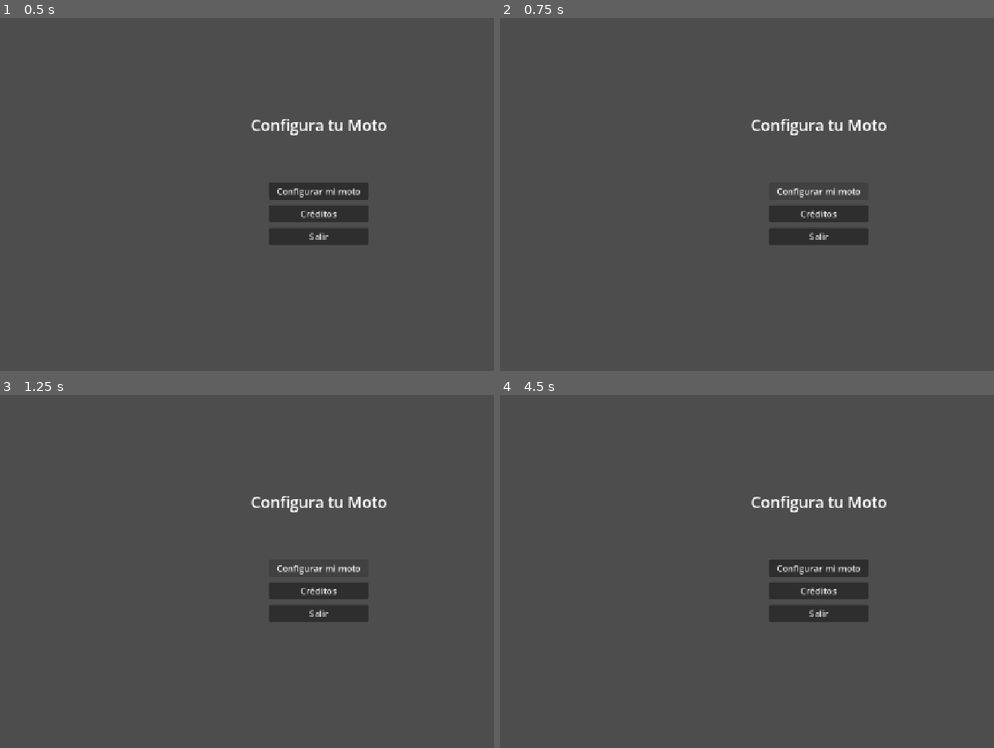
Above: before the commit, frames 1-4 (two rows, left to right).
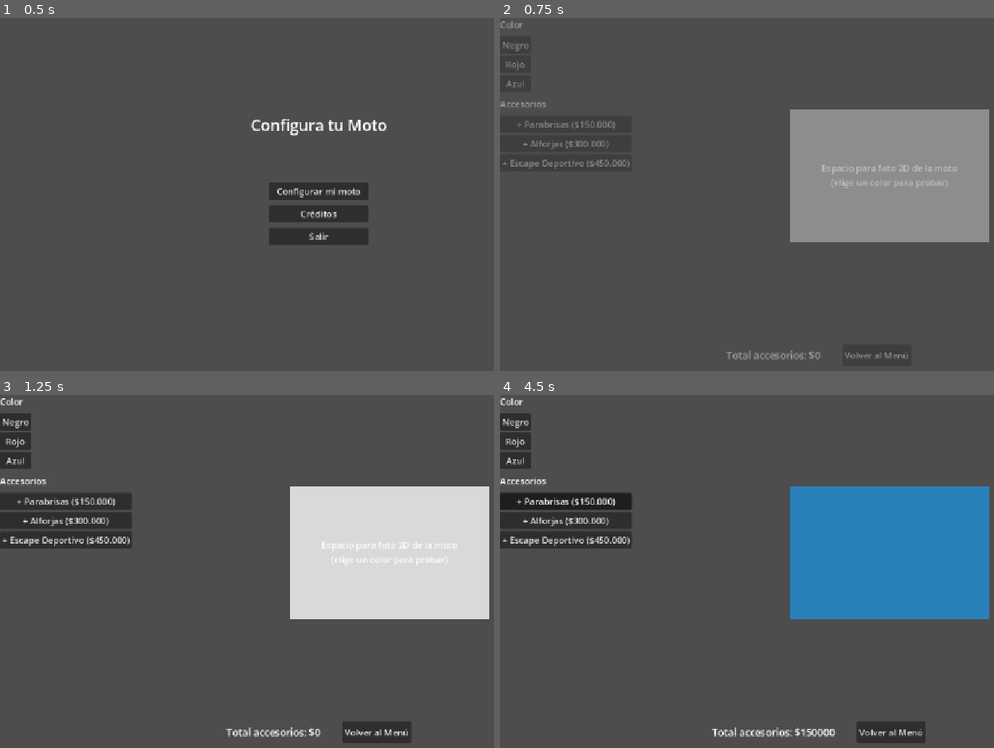
Above: after the commit, the same moments.

Repository: ChampuLuminoso/configurador-motos-godot
Game: Godot game, scene res://src/core/main_app.tscn
Same seed, same stepped clock (60 frames per second), same inputs: the game is played once before the commit and once after it.
Inputs (mouse positions are in pixels of both pictures, inside the frame that each line leads up to):
- Up to frame 1 (0.5 s): no input
- Up to frame 2 (0.75 s): click "Configurar mi moto" at 0.5 s
- Up to frame 3 (1.25 s): no input
- Up to frame 4 (4.5 s): click (514, 423) at 1.25 s, where only the run after the commit has a clickable "Negro"; click (821, 589) at 2 s, where only the run before the commit has a clickable "Créditos"; click (514, 440) at 2.75 s, where only the run after the commit has a clickable "Rojo"; click (514, 462) at 3.5 s, where only the run after the commit has a clickable "Azul"; click (564, 500) at 4.25 s, where only the run after the commit has a clickable "+ Parabrisas ($150.000)"

Frame 1 is identical in both runs. In frame 2, 16% of the frame differs, in the area x 0-100%, y 0-97%; in frame 3, 21%; in frame 4, 21%, in the area x 0-100%, y 0-99%.

Commit message:
refactor: migrate scenes to ButtonNav and reactive EventBus pattern

Diff:
--- a/src/scenes/configurator/configurator_panel.gd
+++ b/src/scenes/configurator/configurator_panel.gd
@@ -1,10 +1,10 @@
 # res://src/scenes/configurator/configurator_panel.gd
+# Aquí no calculas ningún precio: solo avisas por el EventBus qué elegiste
+# (color o accesorio) y esperas a que GlobalManager te devuelva el
+# resultado para actualizar lo que ves en pantalla.
 extends Control
 
-const MENU_SCENE_PATH: String = "res://src/scenes/menu/menu_panel.tscn"
-
-# Colores disponibles (nombre -> Color). Cuando tengas fotos reales,
-# reemplaza esto por rutas de textura, ej: {"Negro": "res://.../negro.png"}
+# Reemplaza esto por rutas de imagen cuando tengas fotos reales de la moto.
 const COLORES: Dictionary = {
 	"Negro": Color("1a1a1a"),
 	"Rojo": Color("c0392b"),
@@ -22,23 +22,22 @@
 @onready var vista_moto: ColorRect = $HBoxMain/PanelVista/VistaMoto
 @onready var lbl_placeholder: Label = $HBoxMain/PanelVista/VistaMoto/LblPlaceholder
 @onready var lbl_total: Label = $BarraInferior/LblTotal
-@onready var btn_volver: Button = $BarraInferior/BtnVolver
 
 func _ready() -> void:
-	# --- Conexión local con callback único por grupo (mismo patrón del Lab 1) ---
-	btn_color_negro.pressed.connect(_on_color_selected.bind("Negro"))
-	btn_color_rojo.pressed.connect(_on_color_selected.bind("Rojo"))
-	btn_color_azul.pressed.connect(_on_color_selected.bind("Azul"))
+	# Solo avisas la intención, no decides qué pasa después.
+	btn_color_negro.pressed.connect(_on_color_button_pressed.bind("Negro"))
+	btn_color_rojo.pressed.connect(_on_color_button_pressed.bind("Rojo"))
+	btn_color_azul.pressed.connect(_on_color_button_pressed.bind("Azul"))
 
-	btn_parabrisas.toggled.connect(_on_accesorio_toggled.bind("Parabrisas", 150000))
-	btn_alforjas.toggled.connect(_on_accesorio_toggled.bind("Alforjas", 300000))
-	btn_escape.toggled.connect(_on_accesorio_toggled.bind("Escape Deportivo", 450000))
+	btn_parabrisas.toggled.connect(_on_accessory_button_toggled.bind("Parabrisas"))
+	btn_alforjas.toggled.connect(_on_accessory_button_toggled.bind("Alforjas"))
+	btn_escape.toggled.connect(_on_accessory_button_toggled.bind("Escape Deportivo"))
 
-	btn_volver.pressed.connect(_on_btn_volver_pressed)
+	# Escuchas lo que GlobalManager decide, sin llamarlo directamente.
+	EventBus.color_changed.connect(_on_color_changed)
+	EventBus.total_changed.connect(_on_total_changed)
 
-	# --- Restaurar el estado guardado en ConfigState (persistencia entre escenas) ---
-	_restaurar_estado_guardado()
-	_actualizar_total()
+	_restaurar_estado_actual()
 	_reproducir_fade_in()
 
 func _reproducir_fade_in() -> void:
@@ -46,40 +45,31 @@
 	var tween: Tween = create_tween()
 	tween.tween_property(self, "modulate:a", 1.0, 0.4)
 
-func _restaurar_estado_guardado() -> void:
-	if ConfigState.color_seleccionado in COLORES:
-		vista_moto.color = COLORES[ConfigState.color_seleccionado]
+func _restaurar_estado_actual() -> void:
+	# Si vuelves a esta pantalla, recuperas lo que ya tenías elegido.
+	if GlobalManager.color_actual in COLORES:
+		vista_moto.color = COLORES[GlobalManager.color_actual]
 		lbl_placeholder.visible = false
 
-	if ConfigState.accesorios_seleccionados.has("Parabrisas"):
+	if GlobalManager.accesorios_activos.has("Parabrisas"):
 		btn_parabrisas.button_pressed = true
-	if ConfigState.accesorios_seleccionados.has("Alforjas"):
+	if GlobalManager.accesorios_activos.has("Alforjas"):
 		btn_alforjas.button_pressed = true
-	if ConfigState.accesorios_seleccionados.has("Escape Deportivo"):
+	if GlobalManager.accesorios_activos.has("Escape Deportivo"):
 		btn_escape.button_pressed = true
 
-func _on_color_selected(nombre_color: String) -> void:
-	ConfigState.establecer_color(nombre_color)
+	lbl_total.text = "Total accesorios: $%d" % GlobalManager.precio_total
 
-	# TODO (siguiente paso): cuando tengas fotos reales de la moto,
-	# reemplaza esta línea por vista_moto.texture = load(ruta_de_la_foto)
-	# usando un TextureRect en lugar de un ColorRect.
-	vista_moto.color = COLORES[nombre_color]
-	lbl_placeholder.visible = false
+func _on_color_button_pressed(nombre_color: String) -> void:
+	EventBus.color_selected.emit(nombre_color)
 
-	EventBus.parameter_changed.emit("color", nombre_color)
+func _on_accessory_button_toggled(activado: bool, nombre_accesorio: String) -> void:
+	EventBus.accessory_toggled.emit(nombre_accesorio, activado)
 
-func _on_accesorio_toggled(activado: bool, nombre: String, precio: int) -> void:
-	if activado:
-		ConfigState.agregar_accesorio(nombre, precio)
-	else:
-		ConfigState.quitar_accesorio(nombre, precio)
+func _on_color_changed(nombre_color: String) -> void:
+	if COLORES.has(nombre_color):
+		vista_moto.color = COLORES[nombre_color]
+		lbl_placeholder.visible = false
 
-	EventBus.parameter_changed.emit(nombre, activado)
-	_actualizar_total()
-
-func _actualizar_total() -> void:
-	lbl_total.text = "Total accesorios: $%d" % ConfigState.precio_total
-
-func _on_btn_volver_pressed() -> void:
-	EventBus.navigation_requested.emit(MENU_SCENE_PATH)
+func _on_total_changed(nuevo_total: int) -> void:
+	lbl_total.text = "Total accesorios: $%d" % nuevo_total
--- a/src/scenes/configurator/configurator_panel.tscn
+++ b/src/scenes/configurator/configurator_panel.tscn
@@ -1,6 +1,7 @@
-[gd_scene load_steps=2 format=3]
+[gd_scene load_steps=3 format=3]
 
 [ext_resource type="Script" path="res://src/scenes/configurator/configurator_panel.gd" id="1"]
+[ext_resource type="PackedScene" path="res://src/components/navigation/button_nav.tscn" id="2"]
 
 [node name="ConfiguratorPanel" type="Control"]
 layout_mode = 3
@@ -121,6 +122,8 @@
 theme_override_font_sizes/font_size = 18
 text = "Total accesorios: $0"
 
-[node name="BtnVolver" type="Button" parent="BarraInferior"]
+[node name="BtnVolver" parent="BarraInferior" instance=ExtResource("2")]
 layout_mode = 2
 text = "Volver al Menú"
+target_scene = "res://src/scenes/menu/menu_panel.tscn"
+discard_previous = true
--- a/src/scenes/credits/credits_panel.gd
+++ b/src/scenes/credits/credits_panel.gd
@@ -1,19 +1,12 @@
 # res://src/scenes/credits/credits_panel.gd
+# Este script solo existe por la animación de entrada. El botón de volver
+# ya no necesita código: es un ButtonNav configurado directo en la escena.
 extends Control
 
-const MENU_SCENE_PATH: String = "res://src/scenes/menu/menu_panel.tscn"
-
-@onready var btn_volver: Button = $VBoxCreditos/BtnVolver
-
 func _ready() -> void:
-	print("Panel de créditos cargado.")
-	btn_volver.pressed.connect(_on_btn_volver_pressed)
 	_reproducir_fade_in()
 
 func _reproducir_fade_in() -> void:
 	modulate.a = 0.0
 	var tween: Tween = create_tween()
 	tween.tween_property(self, "modulate:a", 1.0, 0.4)
-
-func _on_btn_volver_pressed() -> void:
-	EventBus.navigation_requested.emit(MENU_SCENE_PATH)
--- a/src/scenes/credits/credits_panel.tscn
+++ b/src/scenes/credits/credits_panel.tscn
@@ -1,6 +1,7 @@
-[gd_scene load_steps=2 format=3]
+[gd_scene load_steps=3 format=3]
 
 [ext_resource type="Script" path="res://src/scenes/credits/credits_panel.gd" id="1"]
+[ext_resource type="PackedScene" path="res://src/components/navigation/button_nav.tscn" id="2"]
 
 [node name="CreditsPanel" type="Control"]
 layout_mode = 3
@@ -47,6 +48,8 @@
 text = "Producción de Videojuegos - UAN 2026-2"
 horizontal_alignment = 1
 
-[node name="BtnVolver" type="Button" parent="VBoxCreditos"]
+[node name="BtnVolver" parent="VBoxCreditos" instance=ExtResource("2")]
 layout_mode = 2
 text = "Volver al Menú"
+target_scene = "res://src/scenes/menu/menu_panel.tscn"
+discard_previous = true
--- a/src/scenes/menu/menu_panel.gd
+++ b/src/scenes/menu/menu_panel.gd
@@ -1,30 +1,19 @@
 # res://src/scenes/menu/menu_panel.gd
+# Solo te encargas de cerrar la app y de la animación de entrada. La
+# navegación hacia las otras pantallas la resuelven los botones ButtonNav
+# que ya están configurados en la escena, no este script.
 extends Control
 
-const CONFIGURATOR_SCENE_PATH: String = "res://src/scenes/configurator/configurator_panel.tscn"
-const CREDITS_SCENE_PATH: String = "res://src/scenes/credits/credits_panel.tscn"
-
-@onready var btn_configurar: Button = $VBoxMenu/BtnConfigurar
-@onready var btn_creditos: Button = $VBoxMenu/BtnCreditos
 @onready var btn_salir: Button = $VBoxMenu/BtnSalir
 
 func _ready() -> void:
-	btn_configurar.pressed.connect(_on_navigate_pressed.bind(CONFIGURATOR_SCENE_PATH))
-	btn_creditos.pressed.connect(_on_navigate_pressed.bind(CREDITS_SCENE_PATH))
 	btn_salir.pressed.connect(_on_btn_salir_pressed)
 	_reproducir_fade_in()
 
 func _reproducir_fade_in() -> void:
-	# 1. Arrancamos invisible (transparencia en 0).
 	modulate.a = 0.0
-	# 2. Creamos un Tween: un "animador" temporal que Godot destruye solo
-	#    quiere que la propiedad "modulate:a" (el canal alfa del color)
-	#    llegue a 1.0 (totalmente visible) en 0.4 segundos.
 	var tween: Tween = create_tween()
 	tween.tween_property(self, "modulate:a", 1.0, 0.4)
 
-func _on_navigate_pressed(target_scene_path: String) -> void:
-	EventBus.navigation_requested.emit(target_scene_path)
-
 func _on_btn_salir_pressed() -> void:
 	get_tree().quit()
--- a/src/scenes/menu/menu_panel.tscn
+++ b/src/scenes/menu/menu_panel.tscn
@@ -1,6 +1,7 @@
-[gd_scene load_steps=2 format=3]
+[gd_scene load_steps=3 format=3]
 
 [ext_resource type="Script" path="res://src/scenes/menu/menu_panel.gd" id="1"]
+[ext_resource type="PackedScene" path="res://src/components/navigation/button_nav.tscn" id="2"]
 
 [node name="MenuPanel" type="Control"]
 layout_mode = 3
@@ -40,13 +41,17 @@
 grow_vertical = 2
 theme_override_constants/separation = 10
 
-[node name="BtnConfigurar" type="Button" parent="VBoxMenu"]
+[node name="BtnConfigurar" parent="VBoxMenu" instance=ExtResource("2")]
 layout_mode = 2
 text = "Configurar mi moto"
+target_scene = "res://src/scenes/configurator/configurator_panel.tscn"
+discard_previous = false
 
-[node name="BtnCreditos" type="Button" parent="VBoxMenu"]
+[node name="BtnCreditos" parent="VBoxMenu" instance=ExtResource("2")]
 layout_mode = 2
 text = "Créditos"
+target_scene = "res://src/scenes/credits/credits_panel.tscn"
+discard_previous = false
 
 [node name="BtnSalir" type="Button" parent="VBoxMenu"]
 layout_mode = 2
